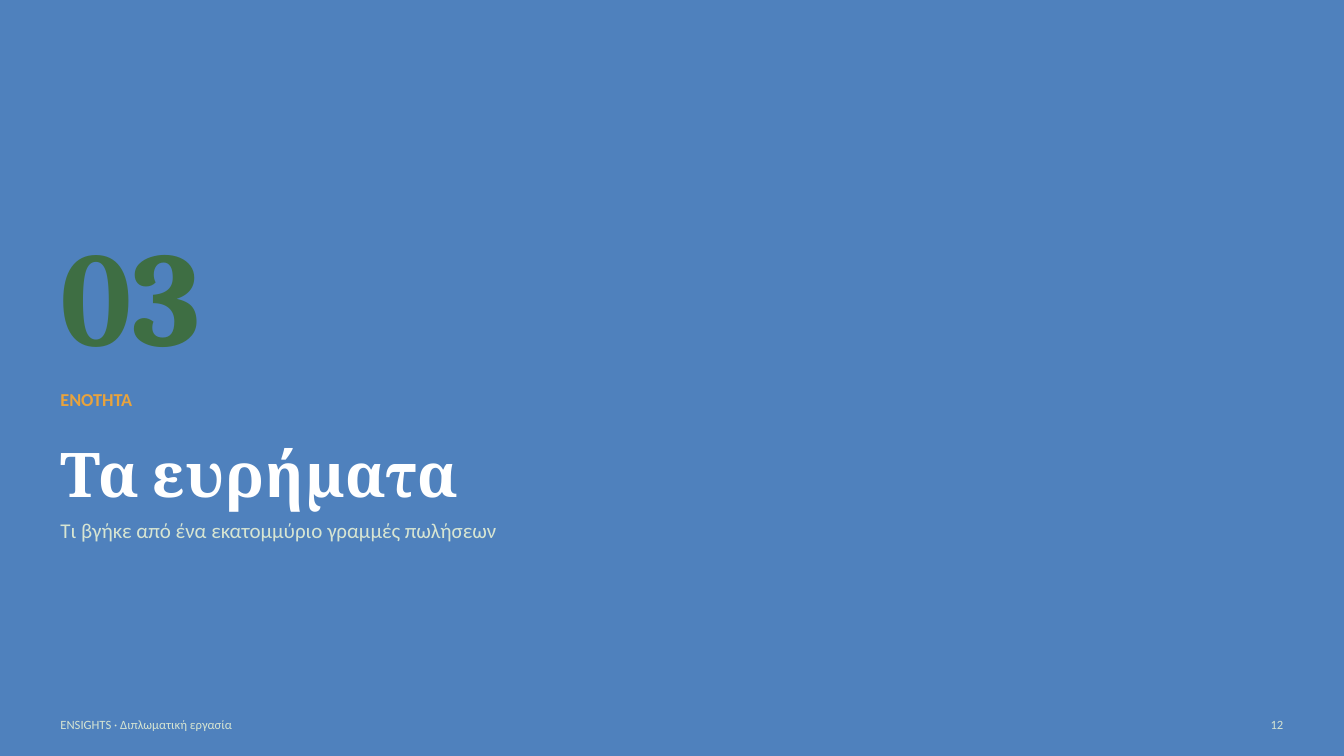
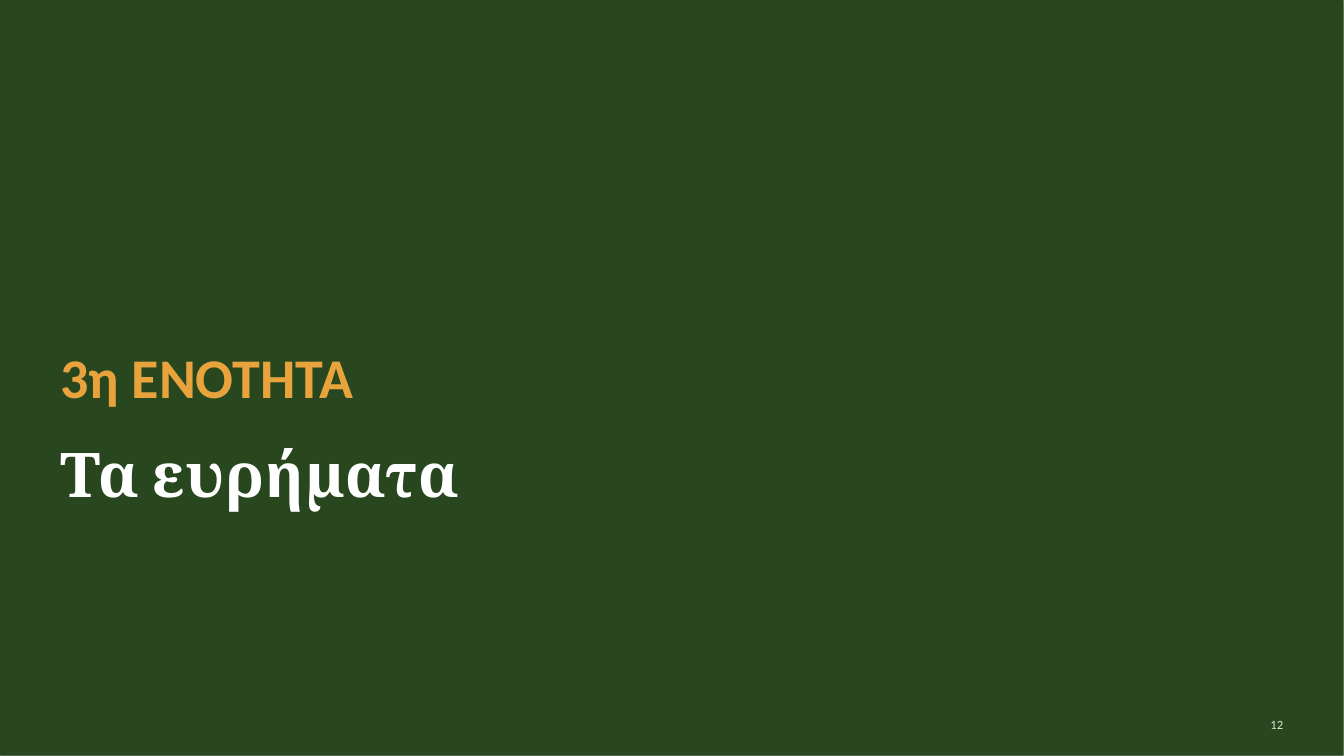
Before and after one commit to xrhstosmour/ensights, a slide deck: slide 12 of documents/ensights-thesis-defense.pptx. Drawn at 1344x756 pixels with LibreOffice and Linux fonts; fonts in the diff are those of the drawing. Boxes give left, top, right and bottom in pixels: in the first picture for what was removed or moved away, otherwise in the second. Text is boxed around its words. In the diff, an @@ line names an element or a change of style, - is before the commit and + after.

```diff
--- a/documents/ensights-thesis-defense.pptx
+++ b/documents/ensights-thesis-defense.pptx
@@ rectangle at (x1=0, y1=0, x2=1344, y2=756): fill #4F81BD to #28471F @@
@@ text removed at (x1=60, y1=255, x2=200, y2=347) @@
-03
@@ text at (x1=60, y1=361, x2=353, y2=407): text changed; size 13 to 40 pt @@
-ΕΝΟΤΗΤΑ
+3η ΕΝΟΤΗΤΑ
@@ text removed at (x1=60, y1=523, x2=496, y2=542) @@
-Τι βγήκε από ένα εκατομμύριο γραμμές πωλήσεων
@@ text removed at (x1=60, y1=720, x2=232, y2=731) @@
-ENSIGHTS · Διπλωματική εργασία
```
Also in this commit, not shown: 5 other slides changed.
